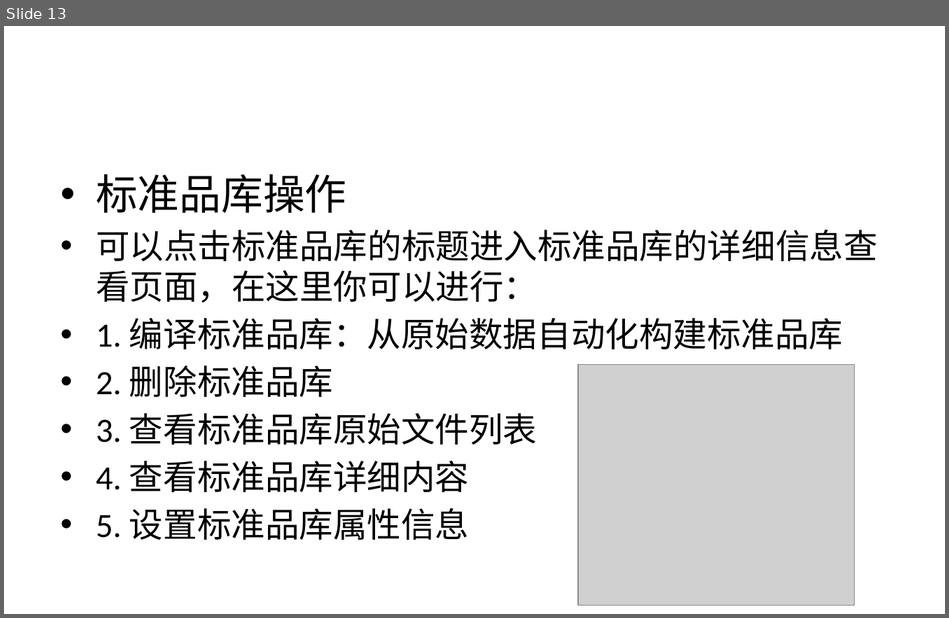
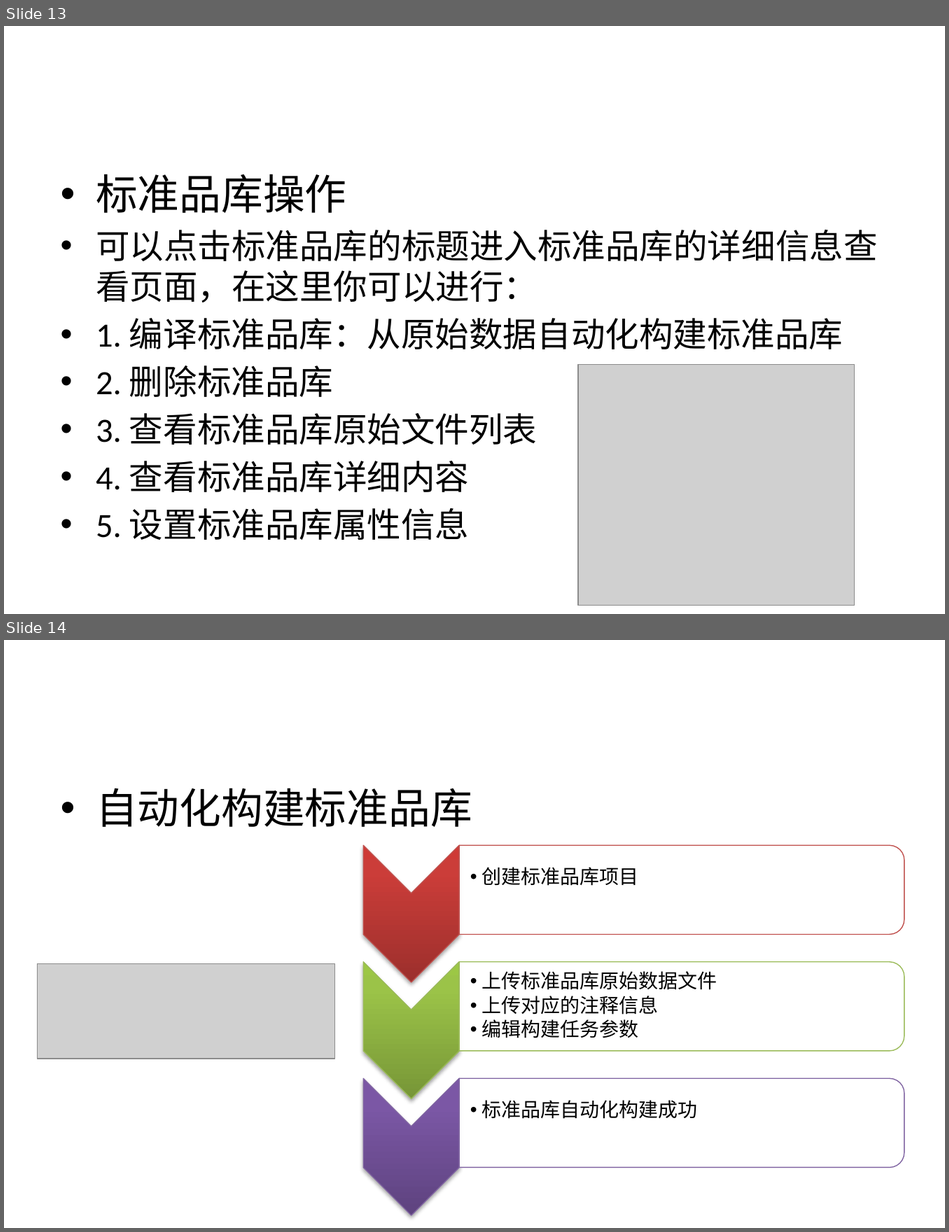
Before and after one commit to BioDeep/docs, a slide deck: Tutorials.pptx. Shown one above the other, each under a label of ours: slide 13 before the commit, slides 13 and 14 after it. The pictures are 949x618 and 949x1232 pixels, drawn with LibreOffice and Linux fonts; fonts in the diff are those of the drawing; grey boxes stand for pictures. Boxes give left, top, right and bottom in pixels: in the first picture for what was removed or moved away, otherwise in the second. Text is boxed around its words. In the diff, an @@ line names an element or a change of style, - is before the commit and + after.

```diff
--- a/Tutorials.pptx
+++ b/Tutorials.pptx
@@ slide 14 added at (4, 640, 945, 1228), background #FFFFFF @@
@@ text added at (96, 788, 472, 827), 32 pt, text #000000 @@
+• 自动化构建标准品库
@@ picture added at (37, 963, 334, 1059) @@
@@ group added at (363, 845, 904, 1216): 3 chevrons, 3 round same rects, 3 texts @@
+  •• 创建标准品库项目
+  •• 上传标准品库原始数据文件
+  •• 上传对应的注释信息
+  •• 编辑构建任务参数
+  •• 标准品库自动化构建成功
```
Also in this commit, not shown: 1 slide changed, 2 other slides added, 6 other files.
